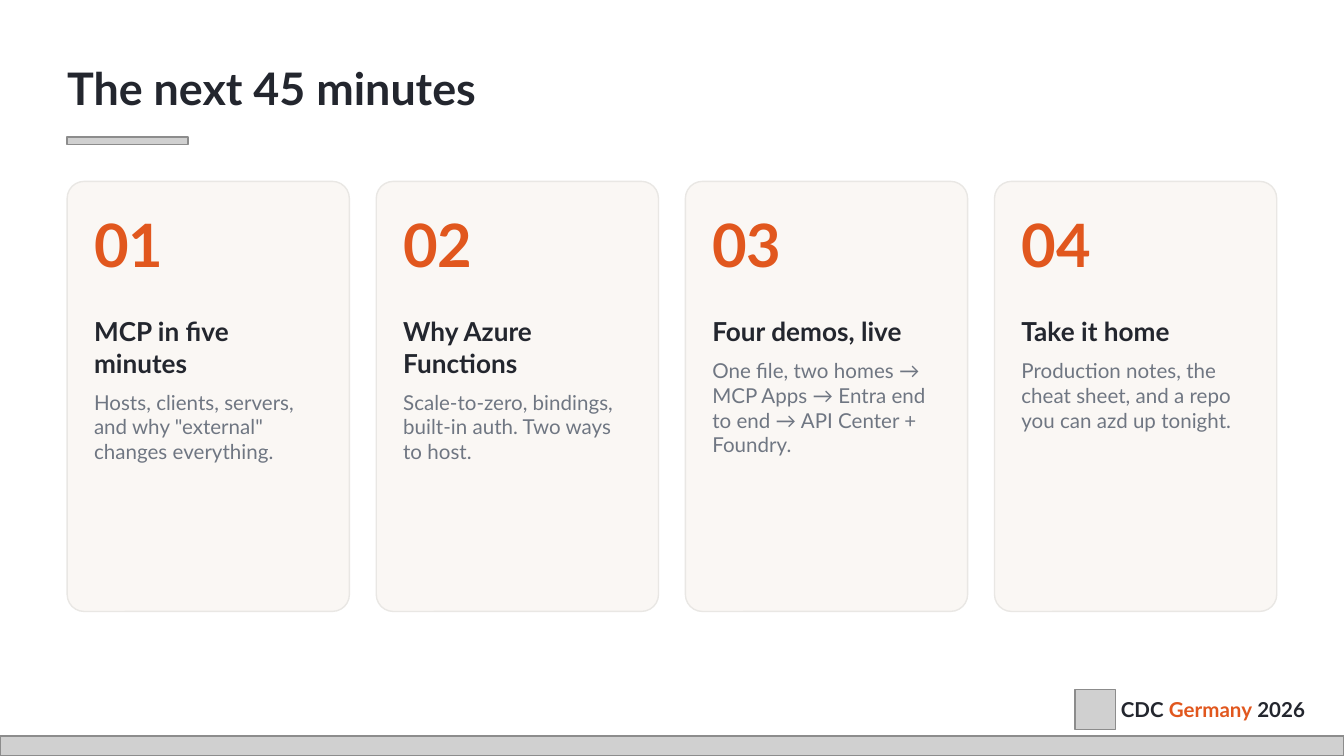
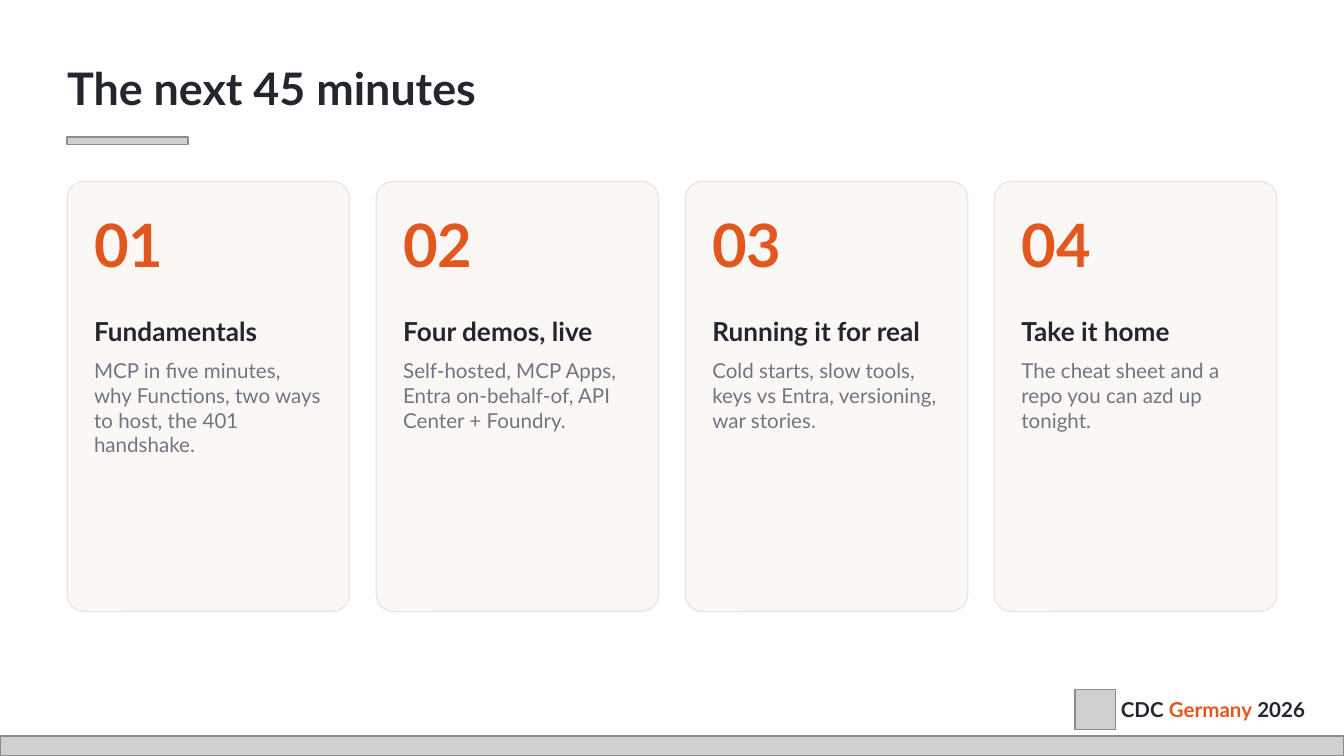
Before and after one commit to bakionur/azure-functions-mcp-cdc, a slide deck: slide 3 of docs/CDC2026_Okutucu_MCP-Azure-Functions.pptx. Drawn at 1344x756 pixels with LibreOffice and Linux fonts; fonts in the diff are those of the drawing; grey boxes stand for pictures. Boxes give left, top, right and bottom in pixels: in the first picture for what was removed or moved away, otherwise in the second. Text is boxed around its words. In the diff, an @@ line names an element or a change of style, - is before the commit and + after.

```diff
--- a/docs/CDC2026_Okutucu_MCP-Azure-Functions.pptx
+++ b/docs/CDC2026_Okutucu_MCP-Azure-Functions.pptx
@@ text at bbox=[94, 321, 320, 452]: text changed @@
-MCP in five minutes
-Hosts, clients, servers, and why "external" changes everything.
+Fundamentals
+MCP in five minutes, why Functions, two ways to host, the 401 handshake.
@@ text at bbox=[403, 321, 617, 432]: text changed @@
-Why Azure Functions
-Scale-to-zero, bindings, built-in auth. Two ways to host.
+Four demos, live
+Self-hosted, MCP Apps, Entra on-behalf-of, API Center + Foundry.
@@ text at bbox=[712, 321, 936, 428]: text changed @@
-Four demos, live
-One file, two homes → MCP Apps → Entra end to end → API Center + Foundry.
+Running it for real
+Cold starts, slow tools, keys vs Entra, versioning, war stories.
@@ text at bbox=[1021, 363, 1219, 432]: text changed @@
-Production notes, the cheat sheet, and a repo you can azd up tonight.
+The cheat sheet and a repo you can azd up tonight.
```
Also in this commit, not shown: 2 other slides changed, 7 slides added, 3 slides removed.
